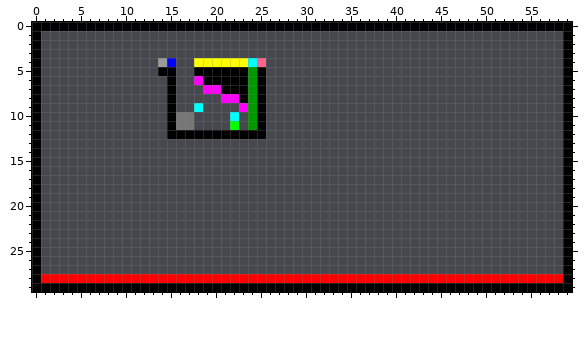
Pixel-art sprite, stored at StrozorEngine/assets/levels/1.png. Above is the file before it was changed.
The file is 60x30 pixels.
The result:
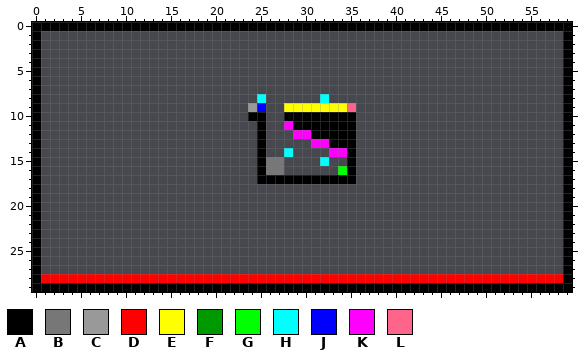
Palette (. is transparent): A #000000  B #777777  C #999999  D #ff0000  E #ffff00  F #009900  G #00ff00  H #00ffff  J #0000ff  K #ff00ff  L #ff648c
Difference:
@@ x 12..37 @@
  3 ..........................
- 4 ..CJ..EEEEEEHL............
- 5 ..AA..AAAAAAFA............
- 6 ...A..KAAAAAFA............
- 7 ...A...KKAAAFA............
- 8 ...A.....KKAFA............
- 9 ...A..H....KFA............
-10 ...ABB....H.FA............
-11 ...ABB....G.FA............
-12 ...AAAAAAAAAAA............
-13 ..........................
-14 ..........................
-15 ..........................
-16 ..........................
-17 ..........................
+ 4 ..........................
+ 5 ..........................
+ 6 ..........................
+ 7 ..........................
+ 8 .............H......H.....
+ 9 ............CJ..EEEEEEEL..
+10 ............AA..AAAAAAAA..
+11 .............A..KAAAAAAA..
+12 .............A...KKAAAAA..
+13 .............A.....KKAAA..
+14 .............A..H....KKA..
+15 .............ABB....H..A..
+16 .............ABB......GA..
+17 .............AAAAAAAAAAA..
 18 ..........................
Where, in picture pixels (left, top, right, bottom), the same in both pictures:
changed: (158, 58, 356, 184)
